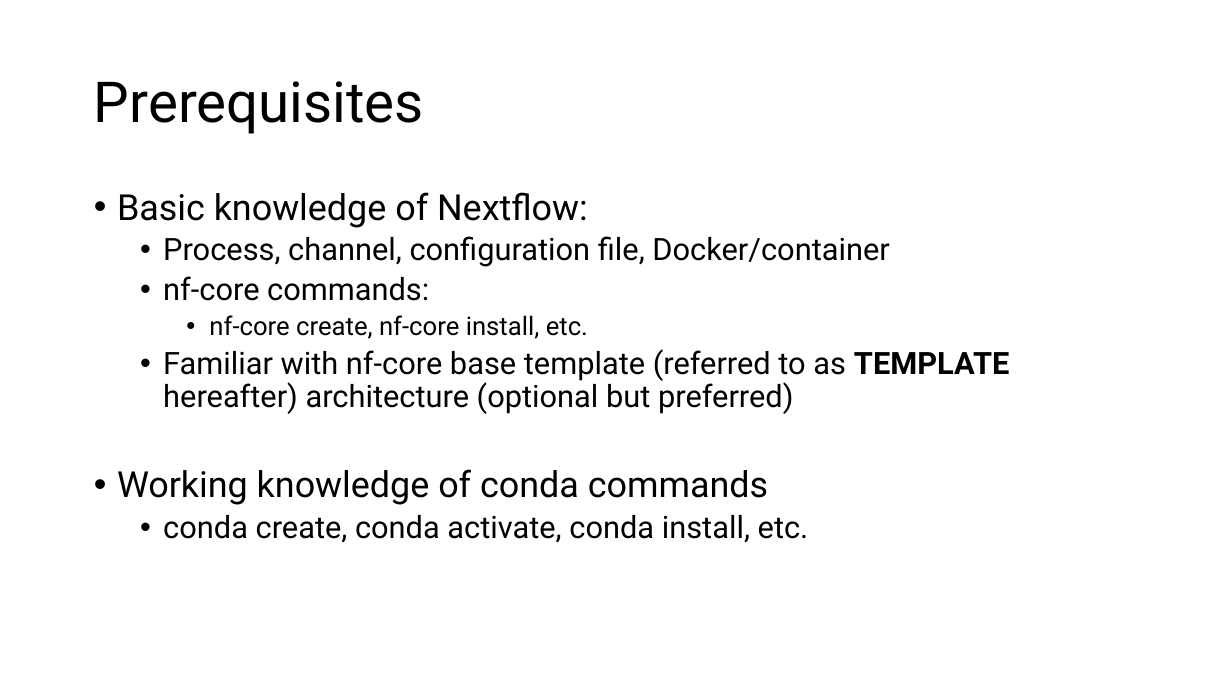
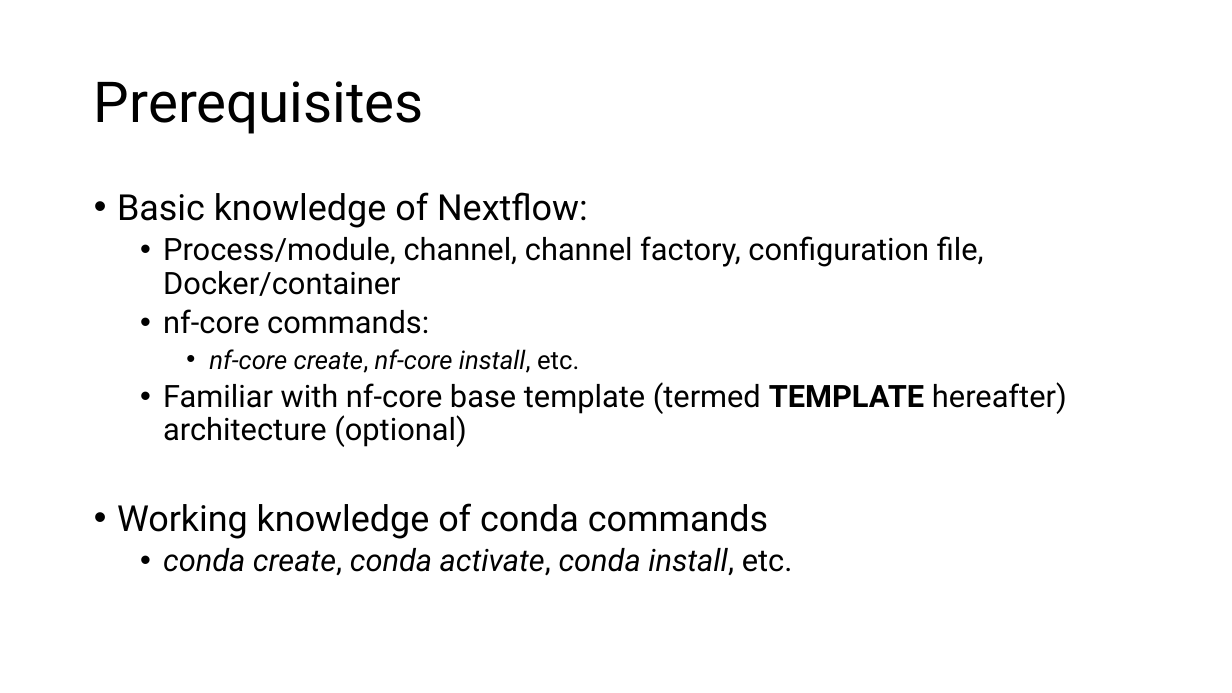
Before and after one commit to hukai916/nextflow_learn, a slide deck: slide 2 of nfcore_template.pptx. Drawn at 1232x693 pixels with LibreOffice and Linux fonts; fonts in the diff are those of the drawing. Boxes give left, top, right and bottom in pixels: in the first picture for what was removed or moved away, otherwise in the second. Text is boxed around its words. In the diff, an @@ line names an element or a change of style, - is before the commit and + after.

```diff
--- a/nfcore_template.pptx
+++ b/nfcore_template.pptx
@@ text at <box>163,236,984,296</box>: text changed @@
-  • Process, channel, configuration file, Docker/container
+  • Process/module, channel, channel factory, configuration file, Docker/container
@@ text at <box>163,349,793,576</box>: italic on in "nf-core create, nf-core install,", "conda create, conda activate, conda install," @@
@@ text at <box>163,382,1067,447</box>: text changed @@
-  • Familiar with nf-core base template (referred to as TEMPLATE hereafter) architecture (optional but preferred)
+  • Familiar with nf-core base template (termed TEMPLATE hereafter) architecture (optional)
```
Also in this commit, not shown: 5 other slides changed, 7 slides added, 4 other files.
